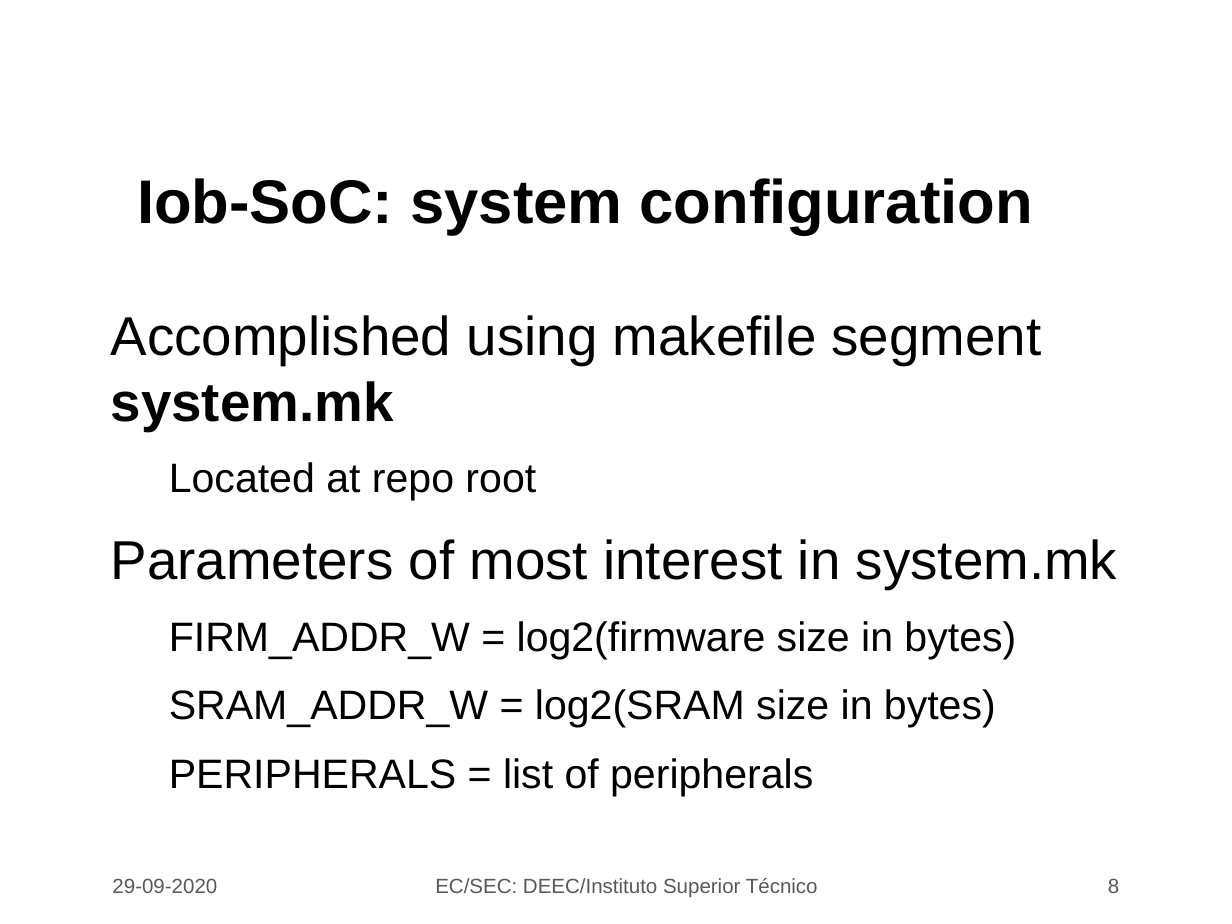
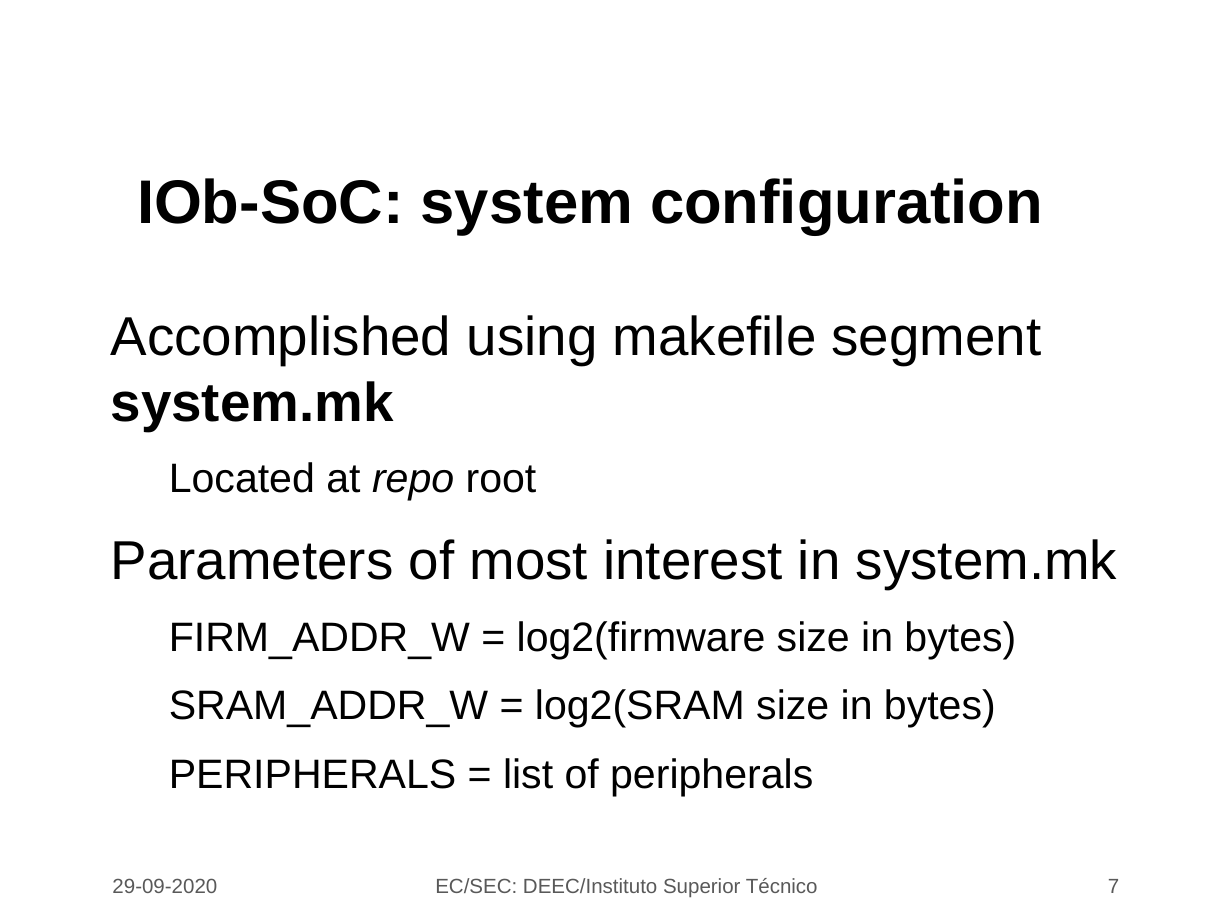
Before and after one commit to jjts/ist-sec, a slide deck: slide 7 of lectures/l3/l3.odp (slide 8 before the commit). Drawn at 1232x924 pixels with LibreOffice and Linux fonts; fonts in the diff are those of the drawing; background and template pictures are left out. Boxes give left, top, right and bottom in pixels: in the first picture for what was removed or moved away, otherwise in the second. Text is boxed around its words. In the diff, an @@ line names an element or a change of style, - is before the commit and + after.

```diff
--- a/lectures/l3/l3.odp
+++ b/lectures/l3/l3.odp
@@ title at box(137, 178, 1043, 235): text changed @@
-Iob-SoC: system configuration
+IOb-SoC: system configuration
@@ text at box(169, 462, 537, 500): italic on in "repo" @@
@@ page number at box(1108, 879, 1119, 893): text changed @@
-8
+7
```
Also in this commit, not shown: 15 other slides changed, 3 slides added, 1 slide removed, 5 other files.
